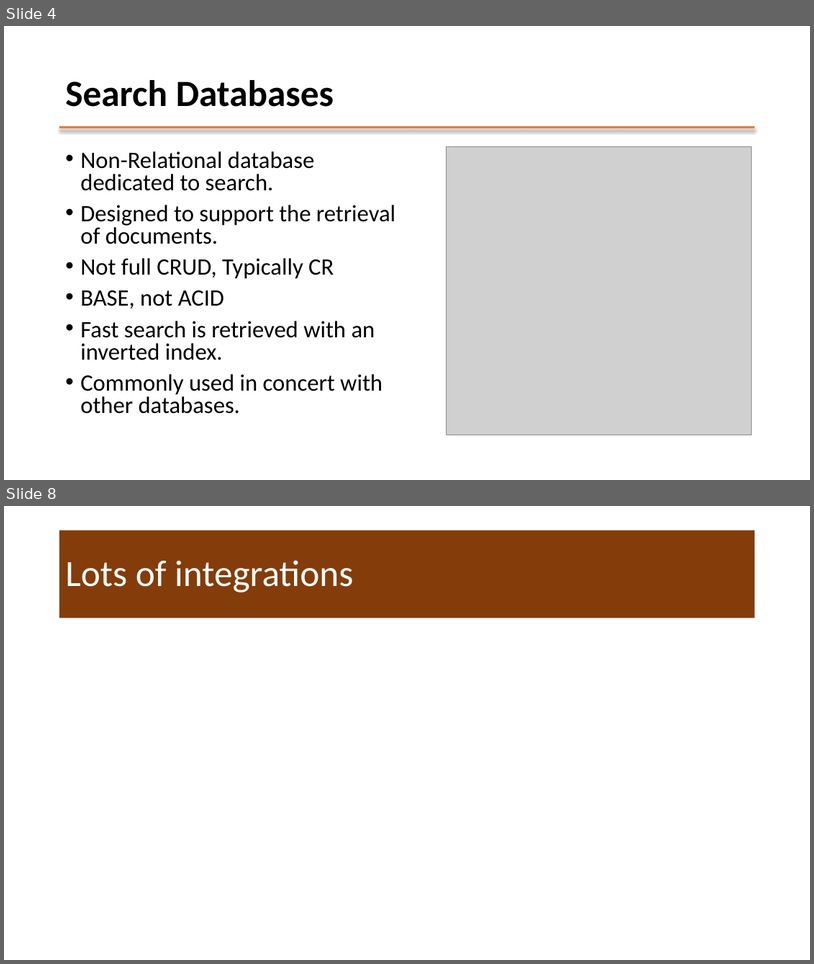
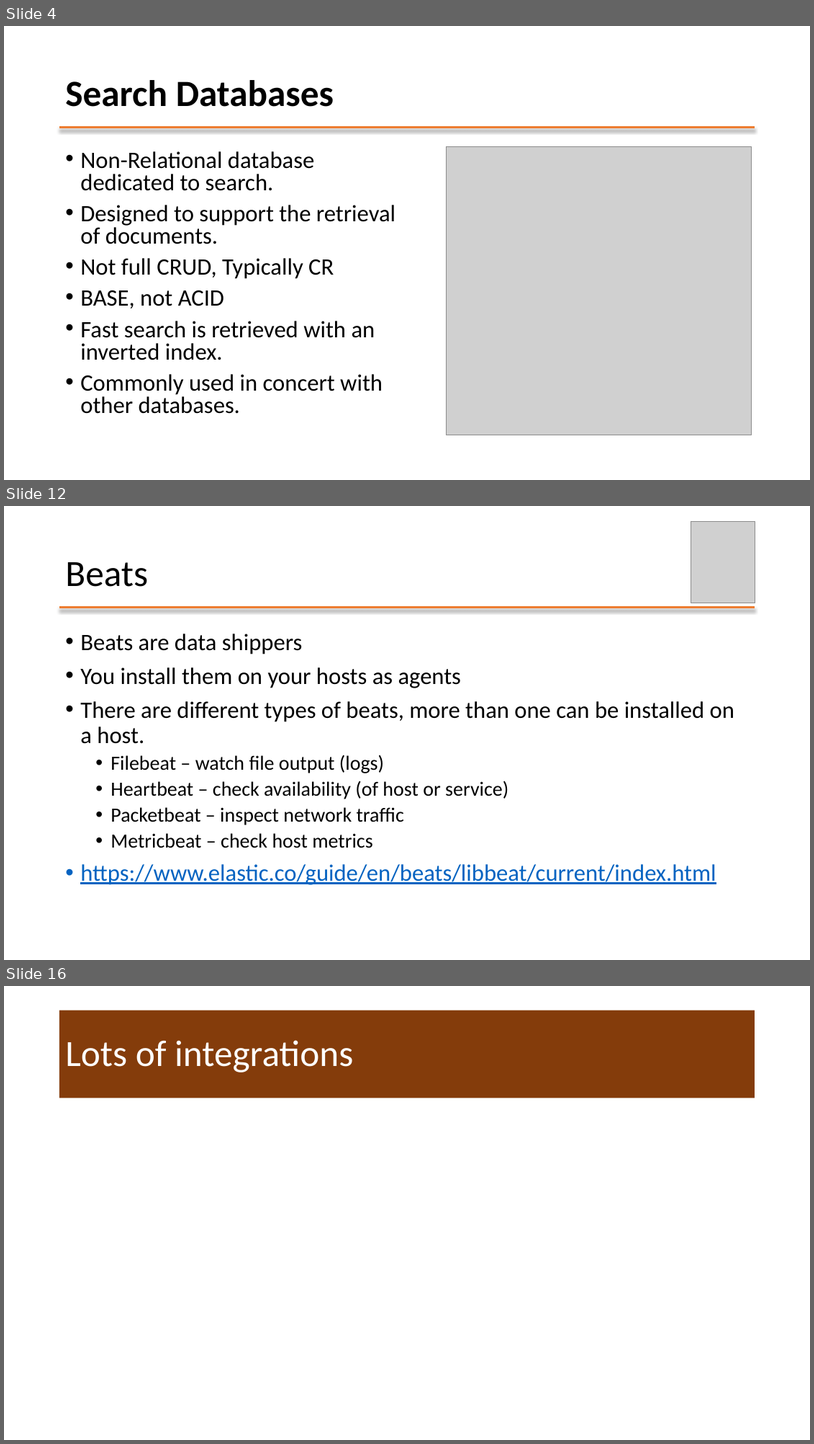
Before and after one commit to mafudge/ist769-old, a slide deck: content/J-Search/J-Search.pptx. Shown one above the other, each under a label of ours: slides 4 and 8 before the commit, slides 4, 12 and 16 after it; the slides between them are not shown. The pictures are 814x964 and 814x1444 pixels, drawn with LibreOffice and Linux fonts; fonts in the diff are those of the drawing; grey boxes stand for pictures. Boxes give left, top, right and bottom in pixels: in the first picture for what was removed or moved away, otherwise in the second. Text is boxed around its words. In the diff, an @@ line names an element or a change of style, - is before the commit and + after.

Commit message:
elastic

```diff
--- a/content/J-Search/J-Search.pptx
+++ b/content/J-Search/J-Search.pptx
@@ slide 12 added at [4,506,810,960], background #FFFFFF; not listed: 1 template element that a slide beside it also shows @@
@@ picture added at [692,521,756,602] @@
@@ title added at [65,562,148,587], 44 pt, text #000000 @@
+Beats
@@ text added at [80,633,735,885], 28 pt, text #000000 @@
+• Beats are data shippers
+• You install them on your hosts as agents
+• There are different types of beats, more than one can be installed on a host.
+  • Filebeat – watch file output (logs)
+  • Heartbeat – check availability (of host or service)
+  • Packetbeat – inspect network traffic
+  • Metricbeat – check host metrics
+• https://www.elastic.co/guide/en/beats/libbeat/current/index.html
@@ what was slide 8 is now slide 16 @@
```
Also in this commit, not shown: 2 slides changed, 8 other slides added, 1 slide removed, 2 other files.
